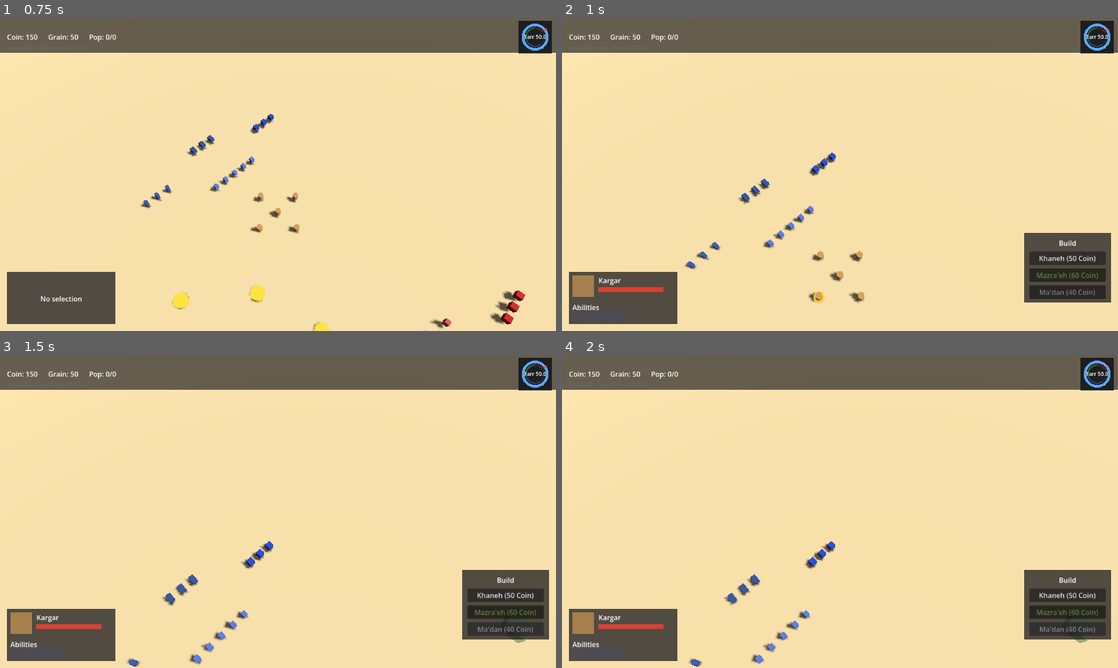
Above: before the commit, frames 1-4 (two rows, left to right).
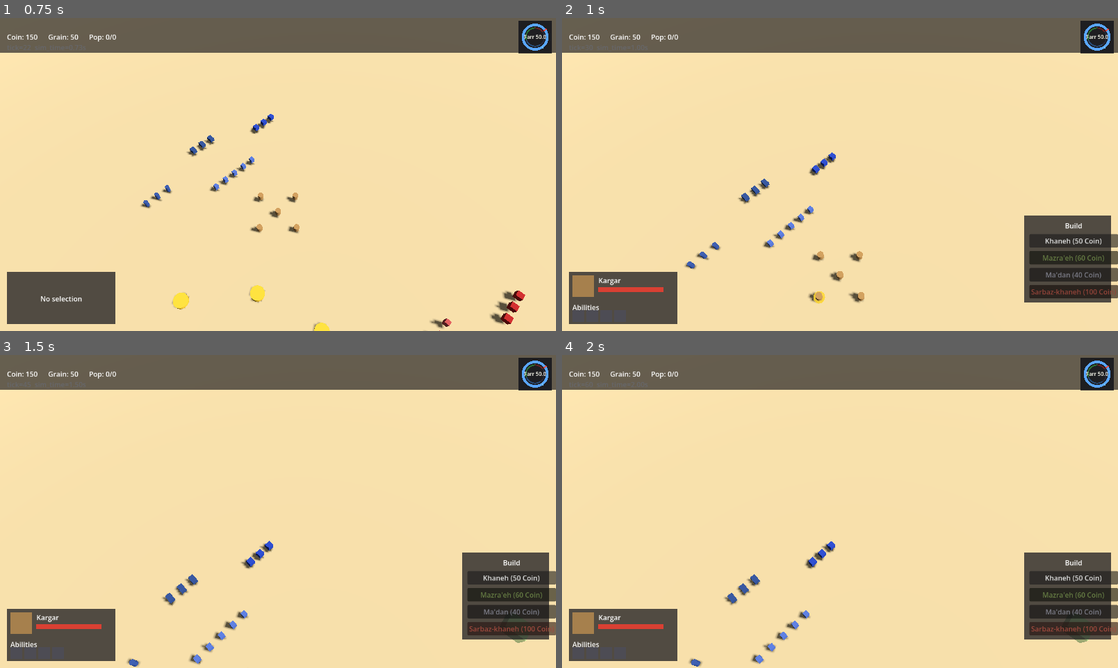
Above: after the commit, the same moments.

Repository: siavoush/shahname-rts
Game: Godot game, scene res://scenes/main.tscn
The game is run twice, just before and just after one commit, with the same random seed, the same clock (stepped at 60 frames per second) and the same inputs.
Inputs (mouse positions are in pixels of both pictures, inside the frame that each line leads up to):
- Up to frame 1 (0.75 s): tap Enter at 0.5 s; move the mouse to (250, 237) at 0.52 s; hold W from 0.53 s (still down); hold Shift from 0.53 s (still down); click (250, 237) at 0.67 s
- Up to frame 2 (1 s): keep holding W; keep holding Shift
- Up to frame 3 (1.5 s): release W at 1.25 s; release Shift at 1.25 s; click (511, 627) at 1.25 s, where only the run after the commit has a clickable "Sarbaz-khaneh (100 Coin)"
- Up to frame 4 (2 s): no input

Frame 1 is identical in both runs. In frame 2, 2.3% of the frame differs, in the area x 83-100%, y 63-90%; in frame 3, 2.3%; in frame 4, 2.3%.

Commit message:
feat(ui): Wave 2A build menu Sarbaz-khaneh button — Phase 3 session 4
Adds the SarbazKhanehButton (5th Tier-1 building, barracks role) to the
build menu, following the existing Khaneh/Mazra'eh/Ma'dan precedent:

- build_menu.tscn: new Button node in VBox with martial-red tint
  (Color(0.65, 0.30, 0.25)) — oxidized-iron / blood-rust hue signalling
  the military/training role, distinct from Khaneh's earthy tan,
  Mazra'eh's agricultural green, Ma'dan's industrial grey. Panel
  offset_top expanded -226 → -266 to fit the additional button.
- build_menu.gd: preload sarbaz_khaneh.gd (gp-sys-p3s3 commit), @onready
  binding, signal connect/disconnect symmetry with the other buttons,
  refresh_button_labels reads SarbazKhaneh.cost_coin() and feeds
  tr("UI_BUILDING_SARBAZ_KHANEH_COST") / tooltip. Press handler emits
  build_placement_started with KIND_SARBAZ_KHANEH + cost_x100.
- strings.csv: three new keys — UI_BUILDING_SARBAZ_KHANEH (label),
  UI_BUILDING_SARBAZ_KHANEH_COST (cost-display), and
  UI_BUILDING_SARBAZ_KHANEH_TOOLTIP (tooltip placeholder for Phase 4
  production-detail expansion). Persian column empty per Tier 2 schedule.
- strings.en.translation: regenerated binary via `godot --headless --import`
  per §9 strings.csv → binary discipline rule (d61eb79 lesson).

5 new behavioral tests in test_build_menu.gd mirroring the Mazra'eh
button coverage (visibility, mouse_filter STOP / Pitfall #1, label cost
shows 100, build_placement_started kind = &"sarbaz_khaneh" + cost_x100
= 10000, no synchronous Coin deduction / Pitfall #4).

Full suite green: 1267 tests, 1264 passing, 3 pre-existing pending,
0 failures. Asserts 3356, 16.4s.

Consumer-track integration verification: confirmed BalanceData entry at
fbe6cb7 (coin_cost = 100), sarbaz_khaneh.gd at gp-sys-p3s3's Task #157
commit (KIND_SARBAZ_KHANEH constant + cost_coin() static helper).

Diff:
--- a/game/scenes/ui/build_menu.tscn
+++ b/game/scenes/ui/build_menu.tscn
@@ -16,11 +16,14 @@
 ;                 ├── MazraehButton ("Mazra'eh (60 Coin)") — wave 1A late-add.
 ;                 │   Agricultural-green tint distinguishes from Khaneh's
 ;                 │   earthy tan.
-;                 └── MadanButton ("Ma'dan (40 Coin)") — wave 1B late-add
-;                   bundled with the building scene per the wave-1A
-;                   late-add lesson. Stone-grey/metal tint distinguishes
-;                   from Khaneh/Mazra'eh. Order is chronological:
-;                   Khaneh → Mazra'eh → Ma'dan.
+;                 ├── MadanButton ("Ma'dan (40 Coin)") — wave 1B late-add
+;                 │   bundled with the building scene per the wave-1A
+;                 │   late-add lesson. Stone-grey/metal tint distinguishes
+;                 │   from Khaneh/Mazra'eh.
+;                 └── SarbazKhanehButton ("Sarbaz-khaneh (100 Coin)") —
+;                     wave 2A. Martial-red tint distinguishes from the
+;                     others — barracks / training. Order is chronological:
+;                     Khaneh → Mazra'eh → Ma'dan → Sarbaz-khaneh.
 ;
 ; Pitfall #1 mitigation + BUG-08 fix — mouse_filter discipline:
 ;   - Root: MOUSE_FILTER_STOP (value 0). BUG-08 fix — the entire menu
@@ -67,7 +70,7 @@
 anchor_right = 1.0
 anchor_bottom = 1.0
 offset_left = -216.0
-offset_top = -226.0
+offset_top = -266.0
 offset_right = -16.0
 offset_bottom = -66.0
 mouse_filter = 0 ; MOUSE_FILTER_STOP — BUG-08 fix; menu surface is a click shield.
@@ -134,3 +137,22 @@
 layout_mode = 2
 text = "Ma'dan (40 Coin)"
 self_modulate = Color(0.55, 0.55, 0.60, 1.0)
+
+[node name="SarbazKhanehButton" type="Button" parent="Root/Margin/VBox"]
+; Wave 2A — the Sarbaz-khaneh (barracks) placement entry point. Same
+; MOUSE_FILTER_STOP default as the other buttons. Martial-red tint
+; (0.65, 0.30, 0.25) — oxidized-iron / blood-rust hue signalling the
+; military / training role. Distinct from Khaneh's earthy tan,
+; Mazra'eh's agricultural green, Ma'dan's industrial grey. The colour
+; reads as "soldiers / armed force" at a glance without overpowering
+; the dark HUD palette.
+;
+; build_menu.gd connects .pressed in _ready (mirrors prior buttons).
+; The button emits build_placement_started with
+; SarbazKhaneh.KIND_SARBAZ_KHANEH + cost_x100 to enter placement mode.
+;
+; Order in the VBox: Khaneh → Mazra'eh → Ma'dan → Sarbaz-khaneh.
+; Chronological per ship order (matches build_menu.gd convention).
+layout_mode = 2
+text = "Sarbaz-khaneh (100 Coin)"
+self_modulate = Color(0.65, 0.30, 0.25, 1.0)
--- a/game/scripts/ui/build_menu.gd
+++ b/game/scripts/ui/build_menu.gd
@@ -64,8 +64,9 @@
 ## Sim Contract / lint compliance:
 ##   - i18n: every visible string flows through tr(). Strings:
 ##     UI_BUILD_MENU_HEADER, UI_BUILDING_KHANEH_COST,
-##     UI_BUILDING_MAZRAEH_COST. The Persian column stays empty per
-##     Tier 2 schedule.
+##     UI_BUILDING_MAZRAEH_COST, UI_BUILDING_MADAN_COST,
+##     UI_BUILDING_SARBAZ_KHANEH_COST, UI_BUILDING_SARBAZ_KHANEH_TOOLTIP.
+##     The Persian column stays empty per Tier 2 schedule.
 ##   - No sim-state writes. UI reads only. The build_placement_started
 ##     emission is read-shaped (no consumer mutates sim state in the
 ##     handler — BuildPlacementHandler's handler is also UI-shaped;
@@ -97,6 +98,11 @@
 # building scene's industrial-grey but darker so it reads against the
 # dark HUD).
 const _COLOR_BUTTON_MADAN: Color = Color(0.55, 0.55, 0.60)
+
+# Button color — martial-red / oxidized-iron for the Sarbaz-khaneh
+# (barracks). Reads as "military / armed force" without overpowering
+# the dark HUD palette.
+const _COLOR_BUTTON_SARBAZ_KHANEH: Color = Color(0.65, 0.30, 0.25)
 
 
 # === Node refs =============================================================
@@ -108,6 +114,7 @@
 @onready var _khaneh_button: Button = $Root/Margin/VBox/KhanehButton
 @onready var _mazraeh_button: Button = $Root/Margin/VBox/MazraehButton
 @onready var _madan_button: Button = $Root/Margin/VBox/MadanButton
+@onready var _sarbaz_khaneh_button: Button = $Root/Margin/VBox/SarbazKhanehButton
 
 
 # === Lifecycle =============================================================
@@ -126,6 +133,8 @@
 		_mazraeh_button.pressed.connect(_on_mazraeh_button_pressed)
 	if not _madan_button.pressed.is_connected(_on_madan_button_pressed):
 		_madan_button.pressed.connect(_on_madan_button_pressed)
+	if not _sarbaz_khaneh_button.pressed.is_connected(_on_sarbaz_khaneh_button_pressed):
+		_sarbaz_khaneh_button.pressed.connect(_on_sarbaz_khaneh_button_pressed)
 
 	# Subscribe to selection changes. Read-shaped signal; we only update
 	# UI-local visibility / button text in the handler.
@@ -149,6 +158,9 @@
 	if _madan_button != null \
 			and _madan_button.pressed.is_connected(_on_madan_button_pressed):
 		_madan_button.pressed.disconnect(_on_madan_button_pressed)
+	if _sarbaz_khaneh_button != null \
+			and _sarbaz_khaneh_button.pressed.is_connected(_on_sarbaz_khaneh_button_pressed):
+		_sarbaz_khaneh_button.pressed.disconnect(_on_sarbaz_khaneh_button_pressed)
 	if EventBus.selection_changed.is_connected(_on_selection_changed):
 		EventBus.selection_changed.disconnect(_on_selection_changed)
 
@@ -198,6 +210,9 @@
 	_mazraeh_button.text = tr("UI_BUILDING_MAZRAEH_COST") % [mazraeh_cost]
 	var madan_cost: int = _MadanScript.call(&"cost_coin")
 	_madan_button.text = tr("UI_BUILDING_MADAN_COST") % [madan_cost]
+	var sarbaz_cost: int = _SarbazKhanehScript.call(&"cost_coin")
+	_sarbaz_khaneh_button.text = tr("UI_BUILDING_SARBAZ_KHANEH_COST") % [sarbaz_cost]
+	_sarbaz_khaneh_button.tooltip_text = tr("UI_BUILDING_SARBAZ_KHANEH_TOOLTIP")
 
 
 # === Button handler ========================================================
@@ -221,6 +236,13 @@
 	# x100 fixed-point per Sim Contract §1.6 (whole-coin → coin_x100).
 	var cost_x100: int = _MadanScript.call(&"cost_coin") * 100
 	EventBus.build_placement_started.emit(_MadanScript.KIND_MADAN, cost_x100)
+
+
+func _on_sarbaz_khaneh_button_pressed() -> void:
+	# x100 fixed-point per Sim Contract §1.6 (whole-coin → coin_x100).
+	var cost_x100: int = _SarbazKhanehScript.call(&"cost_coin") * 100
+	EventBus.build_placement_started.emit(
+			_SarbazKhanehScript.KIND_SARBAZ_KHANEH, cost_x100)
 
 
 # === Duck-type helpers ====================================================
@@ -245,3 +267,4 @@
 const _KhanehScript: Script = preload("res://scripts/world/buildings/khaneh.gd")
 const _MazraehScript: Script = preload("res://scripts/world/buildings/mazraeh.gd")
 const _MadanScript: Script = preload("res://scripts/world/buildings/madan.gd")
+const _SarbazKhanehScript: Script = preload("res://scripts/world/buildings/sarbaz_khaneh.gd")
--- a/game/tests/unit/test_build_menu.gd
+++ b/game/tests/unit/test_build_menu.gd
@@ -355,3 +355,73 @@
 	var coin_after: int = ResourceSystem.coin_x100_for(Constants.TEAM_IRAN)
 	assert_eq(coin_before, coin_after,
 		"MazraehButton press must NOT deduct Coin synchronously (Pitfall #4)")
+
+
+# ---------------------------------------------------------------------------
+# Sarbaz-khaneh button (Wave 2A)
+# ---------------------------------------------------------------------------
+
+func test_sarbaz_khaneh_button_visible_when_kargar_selected() -> void:
+	_menu = _spawn_menu()
+	_kargar = _spawn_kargar()
+	SelectionManager.select_only(_kargar)
+	var root: Control = _menu.get_node(^"Root")
+	var btn: Button = _menu.get_node(^"Root/Margin/VBox/SarbazKhanehButton")
+	assert_true(root.visible,
+		"BuildMenu root must be visible when a Kargar is selected")
+	assert_true(btn.visible,
+		"SarbazKhanehButton must be visible (parent visible, button visible)")
+
+
+func test_sarbaz_khaneh_button_uses_mouse_filter_stop() -> void:
+	# Same Pitfall #1 invariant as Khaneh/Mazra'eh/Ma'dan buttons.
+	_menu = _spawn_menu()
+	var btn: Button = _menu.get_node(^"Root/Margin/VBox/SarbazKhanehButton")
+	assert_eq(btn.mouse_filter, Control.MOUSE_FILTER_STOP,
+		"SarbazKhanehButton must use MOUSE_FILTER_STOP (Pitfall #1)")
+
+
+func test_sarbaz_khaneh_button_label_shows_cost() -> void:
+	_menu = _spawn_menu()
+	_kargar = _spawn_kargar()
+	SelectionManager.select_only(_kargar)
+	var btn: Button = _menu.get_node(^"Root/Margin/VBox/SarbazKhanehButton")
+	# tr("UI_BUILDING_SARBAZ_KHANEH_COST") → "Sarbaz-khaneh (%d Coin)" →
+	# "Sarbaz-khaneh (100 Coin)" per balance.tres bldg_sarbaz_khaneh.coin_cost=100.
+	assert_true(btn.text.contains("100"),
+		"SarbazKhanehButton label must include the cost (100) — got '%s'" % btn.text)
+
+
+func test_sarbaz_khaneh_button_press_emits_build_placement_started_with_kind() -> void:
+	var captured: Array = []
+	var handler: Callable = func(kind: StringName, cost: int) -> void:
+		captured.append({&"kind": kind, &"cost": cost})
+	EventBus.build_placement_started.connect(handler)
+
+	_menu = _spawn_menu()
+	_kargar = _spawn_kargar()
+	SelectionManager.select_only(_kargar)
+	var btn: Button = _menu.get_node(^"Root/Margin/VBox/SarbazKhanehButton")
+	btn.pressed.emit()
+	EventBus.build_placement_started.disconnect(handler)
+	assert_eq(captured.size(), 1,
+		"build_placement_started fires exactly once per SarbazKhanehButton press")
+	var ev: Dictionary = captured[0]
+	assert_eq(ev[&"kind"], &"sarbaz_khaneh",
+		"Signal carries building_kind = &\"sarbaz_khaneh\"")
+	assert_eq(ev[&"cost"], 10000,
+		"Signal carries cost_coin_x100 = 10000 (100 Coin × 100)")
+
+
+func test_sarbaz_khaneh_button_press_does_not_deduct_coin_synchronously() -> void:
+	# Pitfall #4 symmetry: the Sarbaz-khaneh button is UI-shaped too. No
+	# Coin mutation at press time — deduction happens at placement.
+	var coin_before: int = ResourceSystem.coin_x100_for(Constants.TEAM_IRAN)
+	_menu = _spawn_menu()
+	_kargar = _spawn_kargar()
+	SelectionManager.select_only(_kargar)
+	var btn: Button = _menu.get_node(^"Root/Margin/VBox/SarbazKhanehButton")
+	btn.pressed.emit()
+	var coin_after: int = ResourceSystem.coin_x100_for(Constants.TEAM_IRAN)
+	assert_eq(coin_before, coin_after,
+		"SarbazKhanehButton press must NOT deduct Coin synchronously (Pitfall #4)")
--- a/game/translations/strings.csv
+++ b/game/translations/strings.csv
@@ -43,5 +43,8 @@
 UI_BUILDING_MAZRAEH_COST,Mazra'eh (%d Coin),
 UI_BUILDING_MADAN,Ma'dan,
 UI_BUILDING_MADAN_COST,Ma'dan (%d Coin),
+UI_BUILDING_SARBAZ_KHANEH,Sarbaz-khaneh,
+UI_BUILDING_SARBAZ_KHANEH_COST,Sarbaz-khaneh (%d Coin),
+UI_BUILDING_SARBAZ_KHANEH_TOOLTIP,Trains foot soldiers and archers,
 UI_BUILD_CANCEL,Cancel,
 UI_BUILDING_CONSTRUCTION_PROGRESS,BUILDING %d%%,
Binary file changed: game/translations/strings.en.translation
